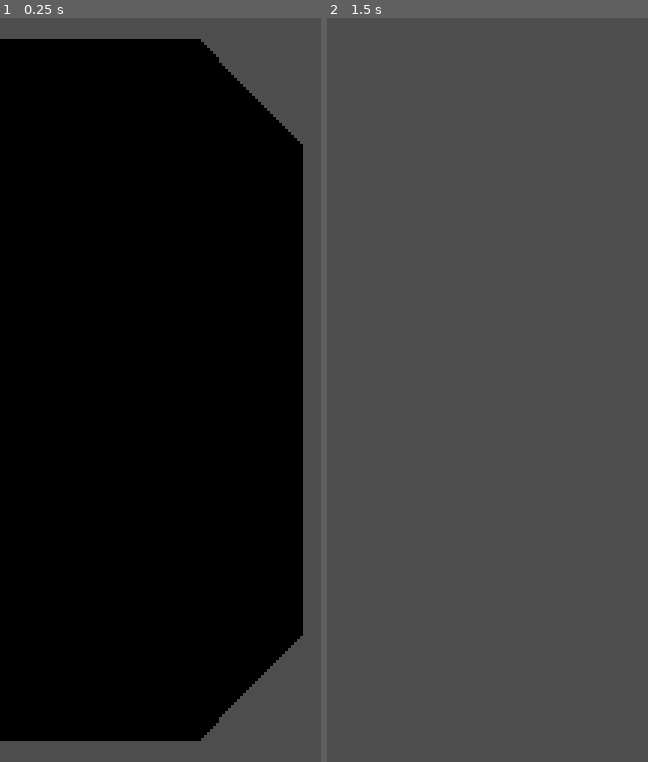
Above: before the commit, frames 1-2 (left to right).
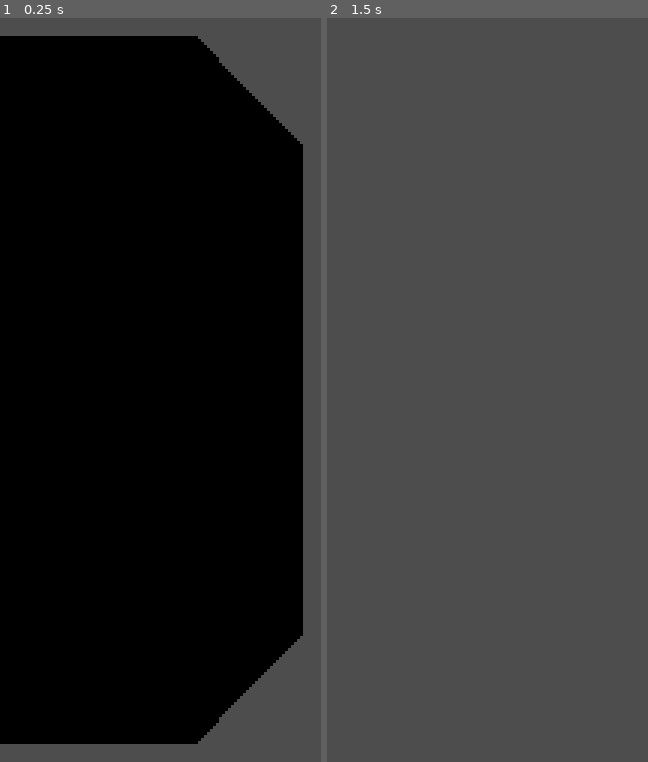
Above: after the commit, the same moments.

Repository: Capstone-Mystery-Machine/spotnik
Game: Godot game, scene res://scenes/worldspawn.tscn
The game is run twice, just before and just after one commit, with the same random seed, the same clock (stepped at 60 frames per second) and the same inputs.
Inputs (mouse positions are in pixels of both pictures, inside the frame that each line leads up to):
- Up to frame 1 (0.25 s): no input
- Up to frame 2 (1.5 s): tap Enter at 0.5 s; move the mouse to (outside the picture) at 0.52 s; press the mouse at (outside the picture) at 0.53 s; tap Space at 1.25 s; move the mouse to (outside the picture) at 1.27 s; release the mouse at (outside the picture) at 1.28 s; tap I at 1.35 s

The runs differ from the first frame. In frame 1, 0.5% of the frame differs, in the area x 0-62%, y 2-98%; in frame 2, nothing differs.

Commit message:
shorten dong :(

Diff:
--- a/scenes/device.tscn
+++ b/scenes/device.tscn
@@ -4,20 +4,19 @@
 [ext_resource type="Script" uid="uid://dlgvxcexa2xa3" path="res://scenes/touch_input_controller.gd" id="2_mpkvn"]
 [ext_resource type="Script" uid="uid://2syosnsrxmfn" path="res://scenes/gyro_input_controller.gd" id="3_qfi86"]
 
-[sub_resource type="CylinderShape3D" id="CylinderShape3D_qfi86"]
-height = 100.0
-radius = 0.1
+[sub_resource type="BoxShape3D" id="BoxShape3D_qfi86"]
 
 [node name="Device" type="Node3D"]
 
 [node name="Camera" type="Camera3D" parent="."]
+fov = 74.41036
 
 [node name="CameraPointer" type="AnimatableBody3D" parent="."]
 sync_to_physics = false
 
 [node name="CollisionShape3D" type="CollisionShape3D" parent="CameraPointer"]
-transform = Transform3D(1, 0, 0, 0, -4.3713953e-08, -1, 0, 1, -4.3713953e-08, 0, -0.028807713, -50.01698)
-shape = SubResource("CylinderShape3D_qfi86")
+transform = Transform3D(0.1, 0, 0, 0, 0.1, 0, 0, 0, 0.1, 0, 0, -10)
+shape = SubResource("BoxShape3D_qfi86")
 
 [node name="GyroInputController" type="Node" parent="." node_paths=PackedStringArray("target_node_3d")]
 script = ExtResource("3_qfi86")
